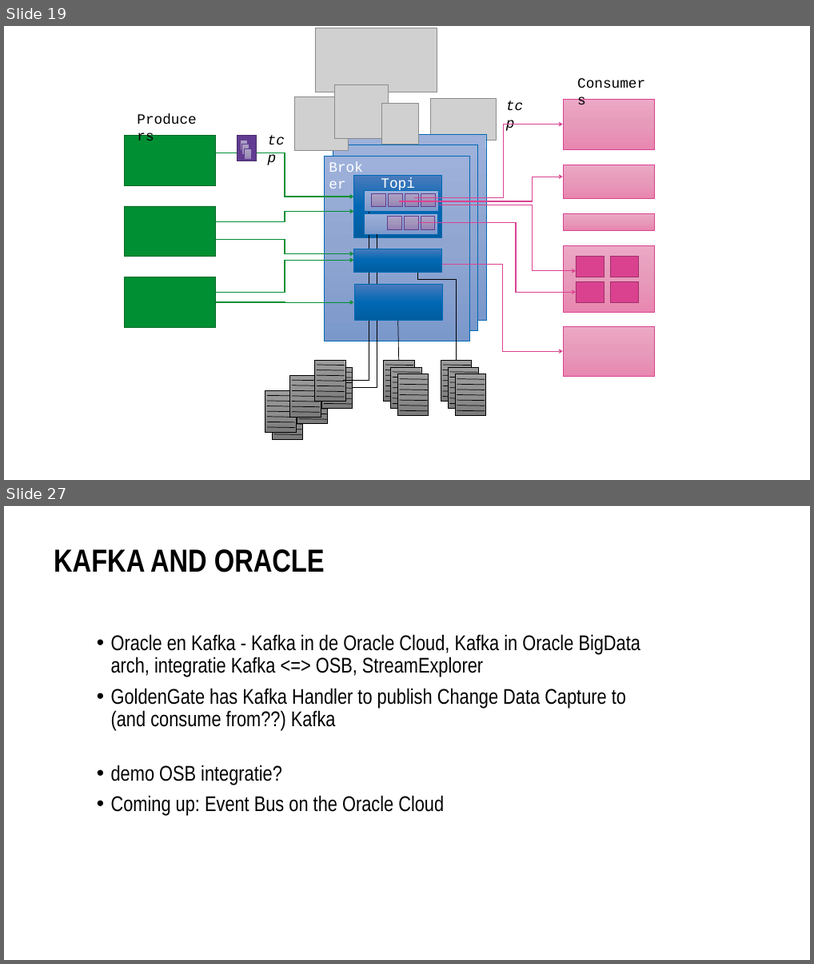
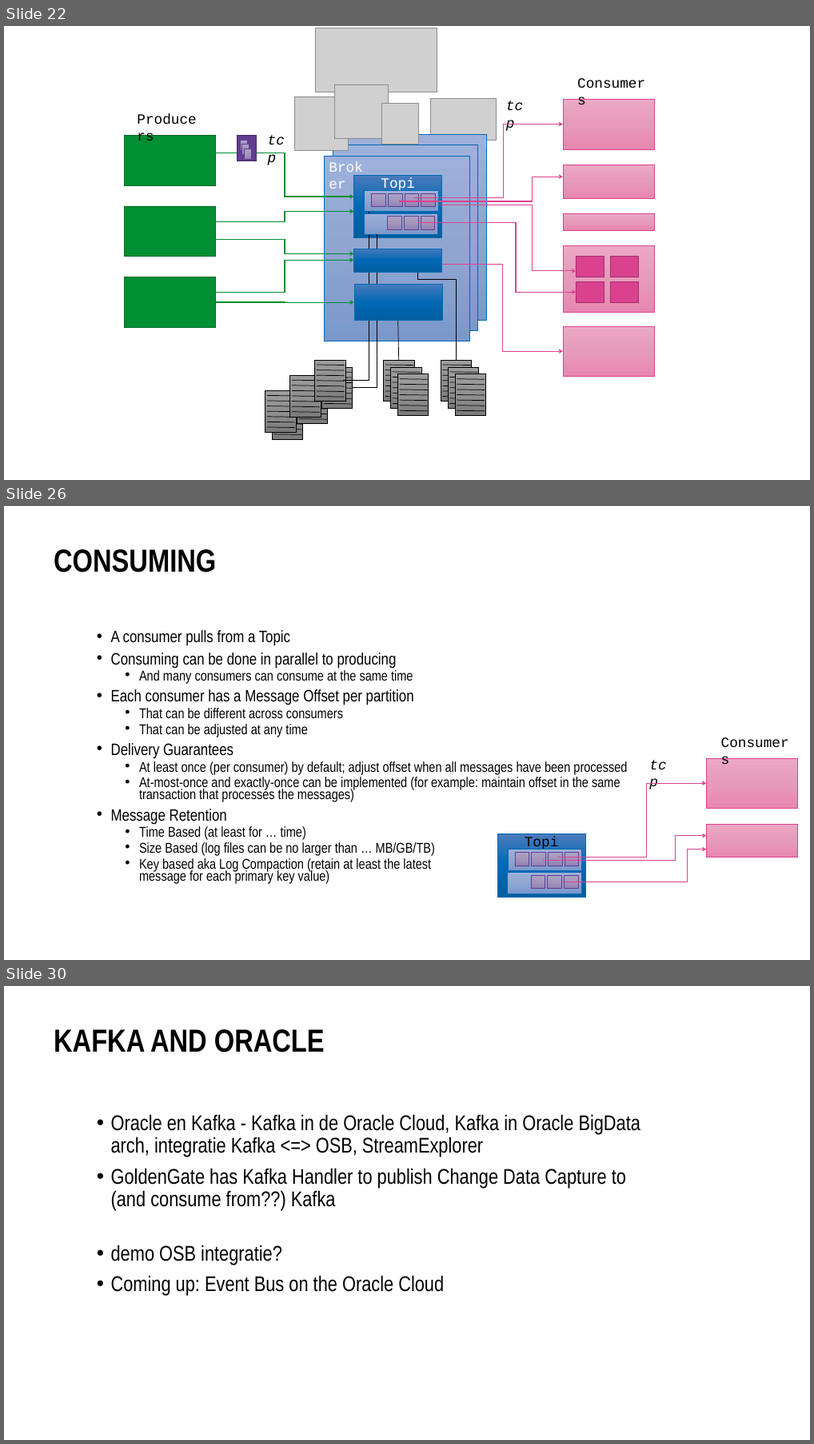
Before and after one commit to MaartenSmeets/kafka-workshop, a slide deck: Kafka_SIG_09feb2017.pptx. Shown one above the other, each under a label of ours: slides 19 and 27 before the commit, slides 22, 26 and 30 after it; the slides between them are not shown. The pictures are 814x964 and 814x1444 pixels, drawn with LibreOffice and Linux fonts; fonts in the diff are those of the drawing; grey boxes stand for pictures; background and template pictures are left out. Boxes give left, top, right and bottom in pixels: in the first picture for what was removed or moved away, otherwise in the second. Text is boxed around its words. In the diff, an @@ line names an element or a change of style, - is before the commit and + after.

Commit message:
Adding slides on under the hood details (consuming, producing, partitioning, cluster).
TODO:
ecosystem - connect, streams, confluent
some architecture

```diff
--- a/Kafka_SIG_09feb2017.pptx
+++ b/Kafka_SIG_09feb2017.pptx
@@ slide 26 added at (4,506,810,960), background #FFFFFF @@
@@ title added at (54,549,216,572), 54 pt, text #000000, bold @@
+CONSUMING
@@ text added at (111,630,627,884), 24 pt, text #000000 @@
+• A consumer pulls from a Topic
+• Consuming can be done in parallel to producing
+  • And many consumers can consume at the same time
+• Each consumer has a Message Offset per partition
+  • That can be different across consumers
+  • That can be adjusted at any time
+• Delivery Guarantees
+  • At least once (per consumer) by default; adjust offset when all messages have been processed
+  • At-most-once and exactly-once can be implemented (for example: maintain offset in the same transaction that processes the messages)
+• Message Retention
+  • Time Based (at least for … time)
+  • Size Based (log files can be no larger than … MB/GB/TB)
+  • Key based aka Log Compaction (retain at least the latest
+    message for each primary key value)
@@ text added at (718,731,799,752), 24 pt, text #000000 @@
+Consumers
@@ text added at (646,753,674,774), 24 pt, text #000000, italic @@
+tcp
@@ rectangle added at (706,758,798,808), fill gradient #ECA9C5 to #E89ABB to #E887B1, outline #DA4290 0.5 pt @@
@@ elbow arrow added from (558, 857) to (706, 783), #DA4290 1.5 pt @@
@@ rectangle added at (498,833,586,896), fill gradient #4B7BBD to #0069B4 to #005DA0, outline #0069B4 0.5 pt @@
@@ text added at (521,831,565,852), 24 pt, text #000000 @@
+Topic
@@ elbow arrow added from (543, 860) to (706, 836), #DA4290 1.5 pt @@
@@ rectangle added at (706,824,798,856), fill gradient #ECA9C5 to #E89ABB to #E887B1, outline #DA4290 0.5 pt @@
@@ rectangle added at (508,849,582,870), fill gradient #9DB2DB to #90A7D2 to #7C99CC, outline #0069B4 0.5 pt @@
@@ rectangle added at (515,852,530,865), fill gradient #AFA3C7 to #A397BC to #9483B5, outline #613C91 0.5 pt @@
@@ rectangle added at (532,852,546,865), fill gradient #AFA3C7 to #A397BC to #9483B5, outline #613C91 0.5 pt @@
@@ rectangle added at (549,852,562,865), fill gradient #AFA3C7 to #A397BC to #9483B5, outline #613C91 0.5 pt @@
@@ elbow arrow added from (562, 881) to (706, 849), #DA4290 1.5 pt @@
@@ rectangle added at (565,852,579,865), fill gradient #AFA3C7 to #A397BC to #9483B5, outline #613C91 0.5 pt @@
@@ rectangle added at (507,872,582,893), fill gradient #9DB2DB to #90A7D2 to #7C99CC, outline #0069B4 0.5 pt @@
@@ rectangle added at (531,875,545,888), fill gradient #AFA3C7 to #A397BC to #9483B5, outline #613C91 0.5 pt @@
@@ rectangle added at (547,875,562,888), fill gradient #AFA3C7 to #A397BC to #9483B5, outline #613C91 0.5 pt @@
@@ rectangle added at (564,875,578,888), fill gradient #AFA3C7 to #A397BC to #9483B5, outline #613C91 0.5 pt @@
@@ what was slide 19 is now slide 22 @@
@@ what was slide 27 is now slide 30 @@
```
Also in this commit, not shown: 5 slides changed, 4 other slides added, 2 slides removed.
